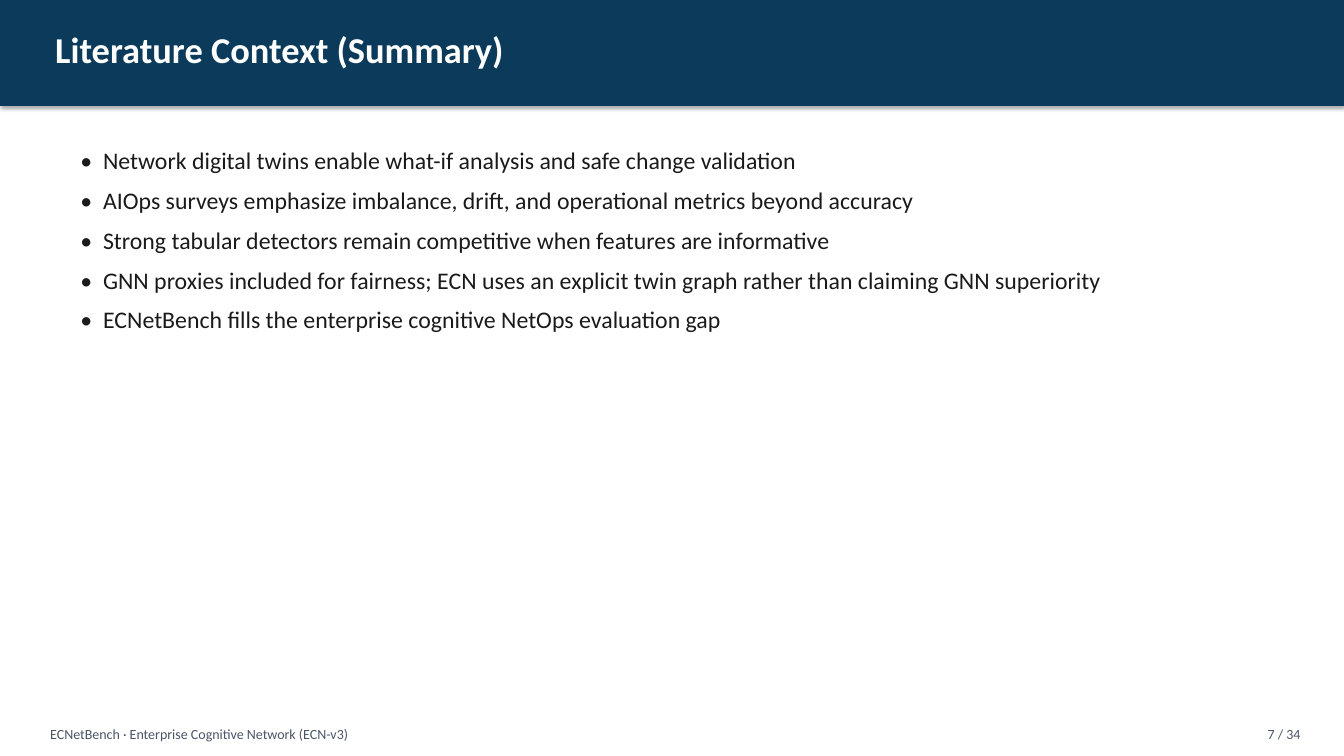
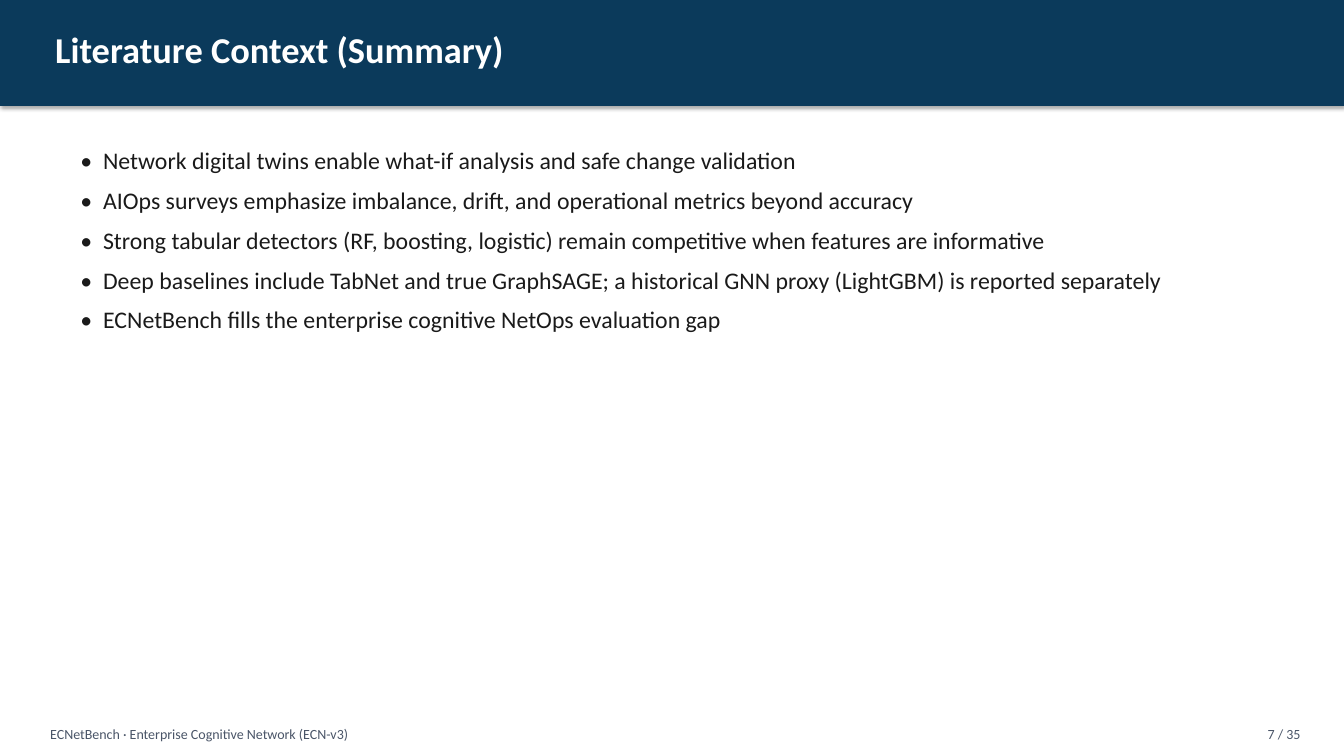
Before and after one commit to Audrey2023uh/Network-Multi-Agent, a slide deck: slide 7 of presentation/Network_Journal_Presentation.pptx. Drawn at 1344x756 pixels with LibreOffice and Linux fonts; fonts in the diff are those of the drawing. Boxes give left, top, right and bottom in pixels: in the first picture for what was removed or moved away, otherwise in the second. Text is boxed around its words. In the diff, an @@ line names an element or a change of style, - is before the commit and + after.

```diff
--- a/presentation/Network_Journal_Presentation.pptx
+++ b/presentation/Network_Journal_Presentation.pptx
@@ text at <box>103,231,1161,293</box>: text changed @@
-• Strong tabular detectors remain competitive when features are informative
-• GNN proxies included for fairness; ECN uses an explicit twin graph rather than claiming GNN superiority
+• Strong tabular detectors (RF, boosting, logistic) remain competitive when features are informative
+• Deep baselines include TabNet and true GraphSAGE; a historical GNN proxy (LightGBM) is reported separately
@@ text at <box>1268,730,1300,739</box>: text changed @@
-7 / 34
+7 / 35
```
Also in this commit, not shown: 32 other slides changed, 1 slide added, 18 other files.
